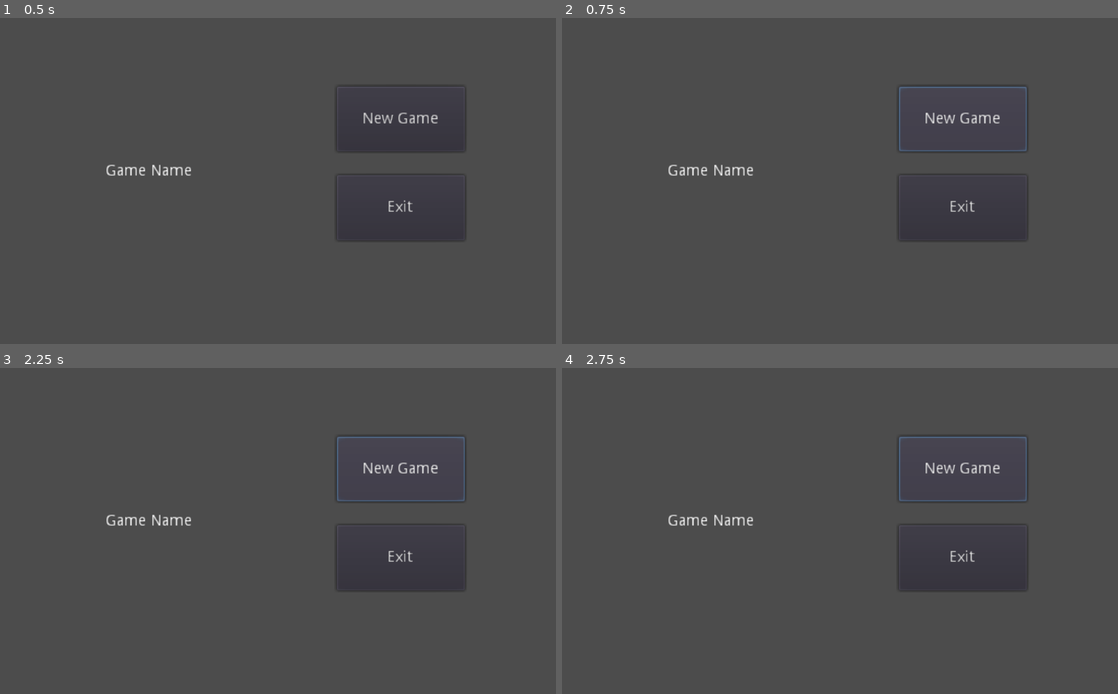
Above: before the commit, frames 1-4 (two rows, left to right).
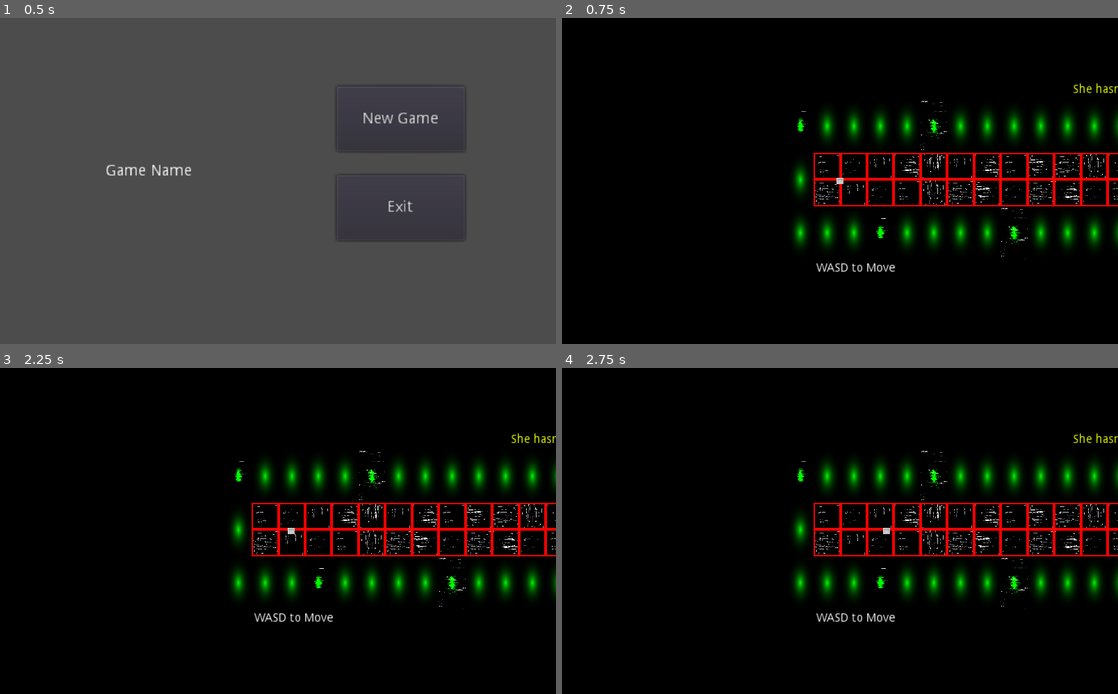
Above: after the commit, the same moments.

Repository: Screen-Punch/intd450
Game: Godot game, scene res://Levels/Main Menu.tscn
Same seed, same stepped clock (60 frames per second), same inputs: the game is played once before the commit and once after it. The engine's default icon, where the game draws it, is replaced by a stand-in: a white triangle on a blue panel in a dark square.
Inputs (mouse positions are in pixels of both pictures, inside the frame that each line leads up to):
- Up to frame 1 (0.5 s): no input
- Up to frame 2 (0.75 s): click "New Game" at 0.5 s
- Up to frame 3 (2.25 s): click (400, 469) at 1.25 s, where only the run before the commit has a clickable "New Game"; tap Enter at 2 s; hold Right (ui_right) from 2.03 s (still down)
- Up to frame 4 (2.75 s): keep holding Right (ui_right)

Frame 1 is identical in both runs. In frame 2, 100% of the frame differs, in the area x 0-100%, y 0-100%; in frame 3, 100%; in frame 4, 100%.
Error after the commit: Attempt to call function 'play' in base 'null instance' on a null instance. (res://Scripts/player.gd:21)

Commit message:
try to fix merge

Diff:
--- a/Scenes/player.tscn
+++ b/Scenes/player.tscn
@@ -2,38 +2,19 @@
 
 [ext_resource path="res://Scripts/player.gd" type="Script" id=1]
 [ext_resource path="res://Art/player.png" type="Texture" id=2]
-
-[ext_resource path="res://Scripts/Shaker.gd" type="Script" id=3]
-[ext_resource path="res://Scripts/PauseMenu.gd" type="Script" id=4]
-[ext_resource path="res://godotIcon.png" type="Texture" id=5]
-
+[ext_resource path="res://Scenes/Camera2D.gd" type="Script" id=3]
+[ext_resource path="res://Scripts/Shaker.gd" type="Script" id=4]
+[ext_resource path="res://Scenes/Zoomer.gd" type="Script" id=5]
+[ext_resource path="res://Scripts/PauseMenu.gd" type="Script" id=6]
 
 [sub_resource type="RectangleShape2D" id=1]
 
 custom_solver_bias = 0.0
 extents = Vector2( 8, 8 )
 
-
-[sub_resource type="Animation" id=2]
-
-resource_name = "SceneTransition"
-length = 0.2
-loop = false
-step = 0.02
-tracks/0/type = "value"
-tracks/0/path = NodePath("CanvasLayer/LoadScreen:modulate")
-tracks/0/interp = 1
-tracks/0/loop_wrap = true
-tracks/0/imported = false
-tracks/0/enabled = true
-tracks/0/keys = {
-"times": PoolRealArray( 0, 0.2 ),
-"transitions": PoolRealArray( 1, 1 ),
-"update": 0,
-"values": [ Color( 0, 0, 0, 1 ), Color( 0, 0, 0, 0 ) ]
-}
-
-[node name="Player" type="KinematicBody2D" groups=["Player",]]
+[node name="player" type="KinematicBody2D" groups=[
+"Player",
+]]
 
 input_pickable = false
 collision_layer = 1
@@ -97,7 +78,6 @@
 
 [node name="PauseMenu" type="Panel" parent="CanvasLayer" index="0"]
 
-editor/display_folded = true
 visible = false
 anchor_left = 0.0
 anchor_top = 0.0
@@ -190,120 +170,6 @@
 flat = false
 align = 1
 
-[node name="ExitConfirmation" type="Panel" parent="CanvasLayer/PauseMenu/ExitButton" index="0"]
-
-visible = false
-anchor_left = 0.0
-anchor_top = 0.0
-anchor_right = 0.0
-anchor_bottom = 0.0
-margin_left = -79.0
-margin_top = -104.0
-margin_right = 151.0
-margin_bottom = 65.0
-rect_pivot_offset = Vector2( 0, 0 )
-rect_clip_content = false
-mouse_filter = 0
-mouse_default_cursor_shape = 0
-size_flags_horizontal = 1
-size_flags_vertical = 1
-
-[node name="Label" type="Label" parent="CanvasLayer/PauseMenu/ExitButton/ExitConfirmation" index="0"]
-
-anchor_left = 0.0
-anchor_top = 0.0
-anchor_right = 0.0
-anchor_bottom = 0.0
-margin_top = 48.0
-margin_right = 230.0
-margin_bottom = 85.0
-rect_pivot_offset = Vector2( 0, 0 )
-rect_clip_content = false
-mouse_filter = 2
-mouse_default_cursor_shape = 0
-size_flags_horizontal = 1
-size_flags_vertical = 4
-text = "Exiting will lose all progress, are you sure you want to exit?"
-align = 1
-autowrap = true
-percent_visible = 1.0
-lines_skipped = 0
-max_lines_visible = -1
-
-[node name="ExitYes" type="Button" parent="CanvasLayer/PauseMenu/ExitButton/ExitConfirmation" index="1"]
-
-modulate = Color( 1, 0, 0, 1 )
-anchor_left = 0.0
-anchor_top = 0.0
-anchor_right = 0.0
-anchor_bottom = 0.0
-margin_left = 52.0
-margin_top = 112.0
-margin_right = 87.0
-margin_bottom = 132.0
-rect_pivot_offset = Vector2( 0, 0 )
-rect_clip_content = false
-focus_mode = 2
-mouse_filter = 0
-mouse_default_cursor_shape = 0
-size_flags_horizontal = 1
-size_flags_vertical = 1
-toggle_mode = false
-enabled_focus_mode = 2
-shortcut = null
-group = null
-text = "Exit"
-flat = false
-align = 1
-_sections_unfolded = [ "Visibility" ]
-
-[node name="ExitNo" type="Button" parent="CanvasLayer/PauseMenu/ExitButton/ExitConfirmation" index="2"]
-
-anchor_left = 0.0
-anchor_top = 0.0
-anchor_right = 0.0
-anchor_bottom = 0.0
-margin_left = 146.0
-margin_top = 112.0
-margin_right = 181.0
-margin_bottom = 132.0
-rect_pivot_offset = Vector2( 0, 0 )
-rect_clip_content = false
-focus_mode = 2
-mouse_filter = 0
-mouse_default_cursor_shape = 0
-size_flags_horizontal = 1
-size_flags_vertical = 1
-toggle_mode = false
-enabled_focus_mode = 2
-shortcut = null
-group = null
-text = "Stay"
-flat = false
-align = 1
-
-[node name="LoadScreen" type="Sprite" parent="CanvasLayer" index="1"]
-
-modulate = Color( 0, 0, 0, 1 )
-position = Vector2( 515.361, 312.64 )
-scale = Vector2( 17.105, 10.77 )
-texture = ExtResource( 5 )
-_sections_unfolded = [ "Visibility" ]
-
-[node name="SceneTransition" type="AnimationPlayer" parent="." index="4"]
-
-root_node = NodePath("..")
-autoplay = ""
-playback_process_mode = 1
-playback_default_blend_time = 0.0
-playback_speed = 1.0
-anims/SceneTransition = SubResource( 2 )
-blend_times = [  ]
-
 [connection signal="pressed" from="CanvasLayer/PauseMenu/ResumeButton" to="CanvasLayer/PauseMenu" method="_on_ResumeButton_pressed"]
 
 [connection signal="pressed" from="CanvasLayer/PauseMenu/ExitButton" to="CanvasLayer/PauseMenu" method="_on_ExitButton_pressed"]
-
-[connection signal="pressed" from="CanvasLayer/PauseMenu/ExitButton/ExitConfirmation/ExitYes" to="CanvasLayer/PauseMenu" method="_on_ExitYes_pressed"]
-
-[connection signal="pressed" from="CanvasLayer/PauseMenu/ExitButton/ExitConfirmation/ExitNo" to="CanvasLayer/PauseMenu" method="_on_ExitNo_pressed"]
